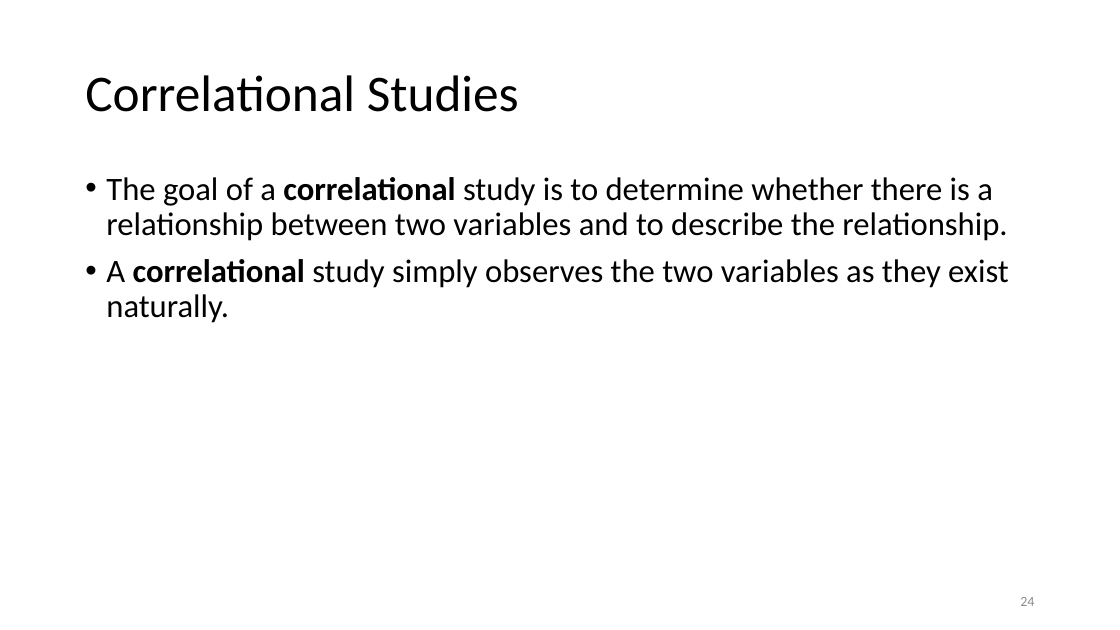
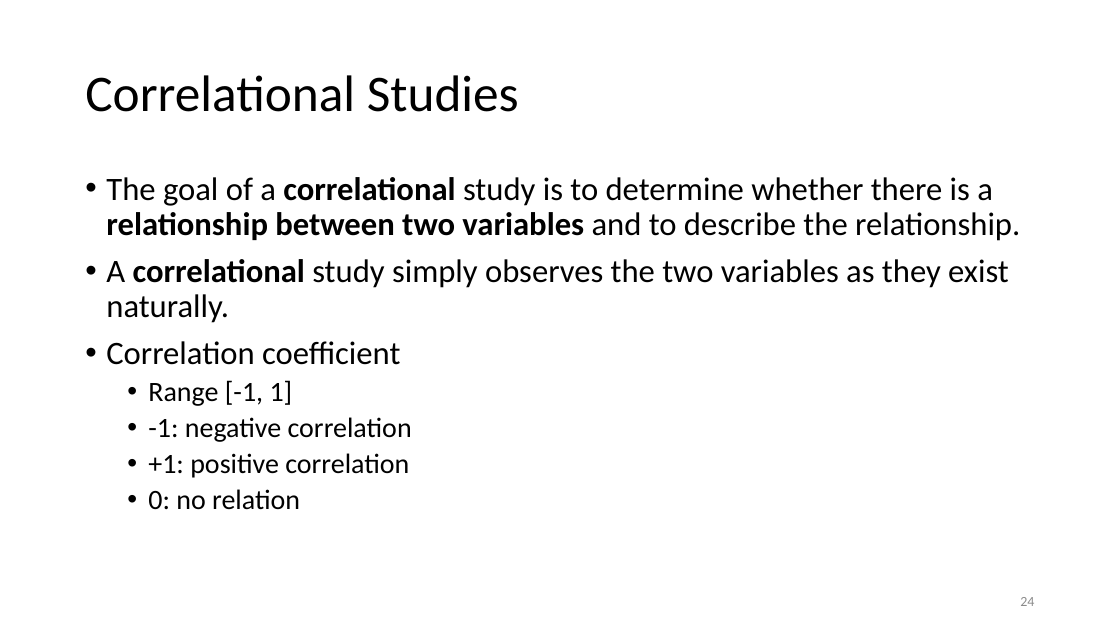
Before and after one commit to motazsaad/Math-Statistics-DataScience, a slide deck: slide 24 of slides/01 Intro to Statisitics.pptx. Drawn at 1120x630 pixels with LibreOffice and Linux fonts; fonts in the diff are those of the drawing. Boxes give left, top, right and bottom in pixels: in the first picture for what was removed or moved away, otherwise in the second. Text is boxed around its words. In the diff, an @@ line names an element or a change of style, - is before the commit and + after.

```diff
--- a/slides/01 Intro to Statisitics.pptx
+++ b/slides/01 Intro to Statisitics.pptx
@@ text at box(106, 177, 1020, 241): bold on in "relationship between two variables" @@
@@ text at box(106, 341, 412, 510): paragraphs added @@
+• Correlation coefficient
+  • Range [-1, 1]
+  • -1: negative correlation
+  • +1: positive correlation
+  • 0: no relation
```
Also in this commit, not shown: 3 other slides changed, 4 slides added, 4 slides removed, 1 other file.
